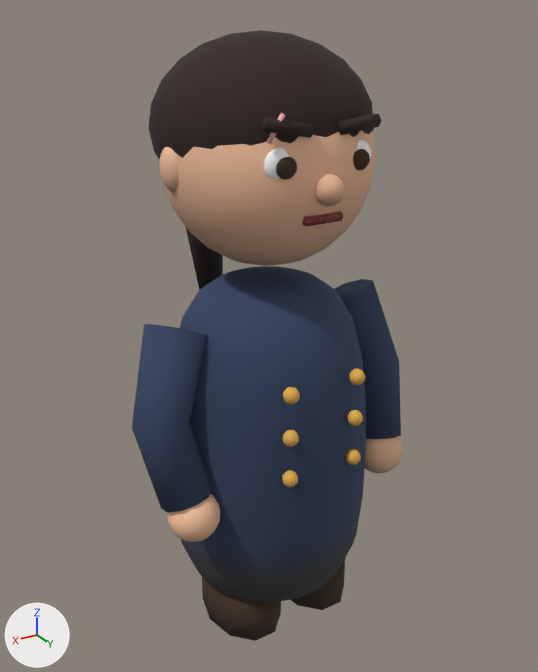
Before and after pictures for a commit that changed the glTF model assets/models/renata.glb.
One viewpoint serves both versions: a 50 mm lens placed at (0.977, 1.637, 1.691), pointed at (-0.017, -0.02, 0.862). The lights are fixed; the arrows at lower left show +X, +Y and +Z. The older version comes first. Where no turn or scale is listed for an object, it has been applied to the vertices.

The scene before the commit, as lines of its bpy script (objects in view):
```python
me_body = bpy.data.meshes.new('Body')
me_body.from_pydata(...)  # 1234 vertices, 2408 faces; spans x -0.421..0.421, y -0.289..0.301, z 0.0..1.056
me_body.materials.append(mat_vc)
me_head = bpy.data.meshes.new('Head')
me_head.from_pydata(...)  # 2184 vertices, 4312 faces; spans x -0.287..0.287, y -0.339..0.31, z -0.185..0.578
me_head.materials.append(mat_vc)
ob_body = bpy.data.objects.new('Body', me_body)
ob_body.location = (0.0, 0.0, 0.0)
ob_head = bpy.data.objects.new('Head', me_head)
ob_head.location = (0.0, 0.0, 1.08)
```
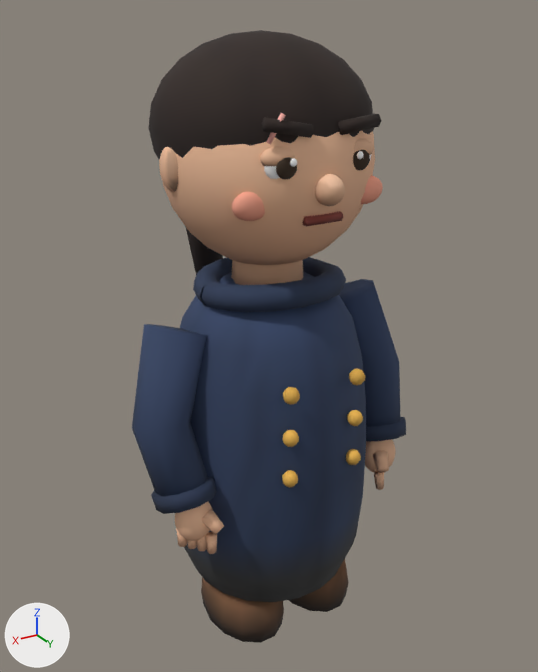
Boxes (x1, y1, x2, y2) around the edits, measured in the pictures (538 x 672 px):
'Body', reshaped: before (132, 266, 402, 641); after (132, 257, 406, 643)
'Head', reshaped: before (148, 30, 381, 290); after (148, 30, 383, 275)
part 1 of me_body, added (brown): after (365, 439, 396, 473)
part 2 of me_body, added (brown): after (175, 501, 213, 541)
part 3 of me_body, added (brown): after (231, 260, 303, 285)
part 4 of me_body, rebuilt: before (202, 577, 281, 641); after (201, 577, 284, 643)
part 5 of me_body, rebuilt (11% wider): before (291, 559, 345, 610); after (289, 559, 349, 612)
part 6 of me_body, deleted (brown): before (365, 437, 402, 473)
part 7 of me_body, deleted (beige): before (167, 494, 220, 542)
part 8 of me_body, added (blue): after (193, 257, 346, 312)
part 9 of me_body, added: after (366, 417, 406, 490)
part 10 of me_body, added: after (151, 477, 224, 554)
part 11 of me_body, edited (looks the same): (132, 274, 365, 579) in both
part 12 of me_head, added: after (357, 151, 363, 159)
part 13 of me_head, added: after (354, 138, 374, 155)
part 14 of me_head, added: after (361, 176, 383, 204)
part 15 of me_head, added: after (290, 158, 297, 167)
part 16 of me_head, added (beige): after (260, 146, 295, 166)
part 17 of me_head, added (brown): after (232, 192, 265, 221)
part 18 of me_head, edited (looks the same): (159, 115, 375, 265) in both

Edits to the bpy script that builds the scene:
```text
Change me_body:
    used by ob_body; location = (0.0, 0.0, 0.0)
    remove me_body.from_pydata(...)  # 1234 vertices, 2408 faces; spans x -0.421..0.421, y -0.289..0.301, z 0.0..1.056
    add me_body.from_pydata(...)  # 1646 vertices, 3156 faces; spans x -0.421..0.421, y -0.289..0.301, z 0.0..1.14
    me_body part 1: a new loose piece, a UV sphere (20 segments, 12 rings, poles along z) spanning x -0.363..-0.257, y 0.093..0.187, z 0.405..0.535, in mat_vc
    me_body part 2: a new loose piece, a UV sphere (20 segments, 12 rings, poles along z) spanning x 0.257..0.363, y 0.093..0.187, z 0.405..0.535, in mat_vc
    me_body part 3: a new loose piece, a 12-sided cut cone along z (radius 0.1 at the low end, 0.09 at the high end) spanning x -0.1..0.1, y -0.1..0.1, z 1.0..1.14, in mat_vc
    me_body part 4: the loose piece of 22 vertices spanning x 0.01..0.23, y -0.106..0.186, z 0.0..0.13 is rebuilt with 44 vertices and now spans x 0.005..0.235, y -0.118..0.208, z 0.0..0.13
    me_body part 5: the loose piece of 22 vertices spanning x -0.23..-0.01, y -0.106..0.186, z 0.0..0.13 is rebuilt with 44 vertices and now spans x -0.235..-0.005, y -0.118..0.208, z 0.0..0.13
    me_body part 6: the loose piece of 222 vertices spanning x -0.38..-0.24, y 0.07..0.21, z 0.41..0.55 is deleted
    me_body part 7: the loose piece of 222 vertices spanning x 0.24..0.38, y 0.07..0.21, z 0.41..0.55 is deleted
    me_body part 8: 168 vertices added at x -0.205..0.205, y -0.195..0.215, z 0.995..1.09
    me_body part 9: 80 vertices added at x -0.406..-0.244, y 0.03..0.221, z 0.379..0.59
    me_body part 10: 80 vertices added at x 0.244..0.406, y 0.03..0.221, z 0.379..0.59
    me_body part 11: 494 kept faces spanning x -0.361..0.421, y -0.289..0.301, z 0.246..1.056 get new vertex colours
    other edits to the shape of me_body do not show in these pictures
Change me_head:
    used by ob_head; location = (0.0, 0.0, 1.08)
    remove me_head.from_pydata(...)  # 2184 vertices, 4312 faces; spans x -0.287..0.287, y -0.339..0.31, z -0.185..0.578
    add me_head.from_pydata(...)  # 3516 vertices, 6952 faces; spans x -0.287..0.287, y -0.339..0.31, z -0.185..0.578
    me_head part 12: a new loose piece, a UV sphere (20 segments, 12 rings, poles along z) spanning x -0.099..-0.081, y 0.2575..0.2665, z 0.309..0.327, in mat_vc
    me_head part 13: a new loose piece, a UV sphere (20 segments, 12 rings, poles along z) spanning x -0.153..-0.047, y 0.203..0.253, z 0.297..0.352, in mat_vc
    me_head part 14: a new loose piece, a UV sphere (20 segments, 12 rings, poles along z) spanning x -0.21..-0.11, y 0.177..0.222, z 0.185..0.255, in mat_vc
    me_head part 15: a new loose piece, a UV sphere (20 segments, 12 rings, poles along z) spanning x 0.081..0.099, y 0.2575..0.2665, z 0.309..0.327, in mat_vc
    me_head part 16: a new loose piece, a UV sphere (20 segments, 12 rings, poles along z) spanning x 0.047..0.153, y 0.203..0.253, z 0.297..0.352, in mat_vc
    me_head part 17: a new loose piece, a UV sphere (20 segments, 12 rings, poles along z) spanning x 0.11..0.21, y 0.177..0.222, z 0.185..0.255, in mat_vc
    me_head part 18: 1357 kept faces spanning x -0.287..0.287, y -0.27..0.31, z 0.01..0.423 get new vertex colours
```
